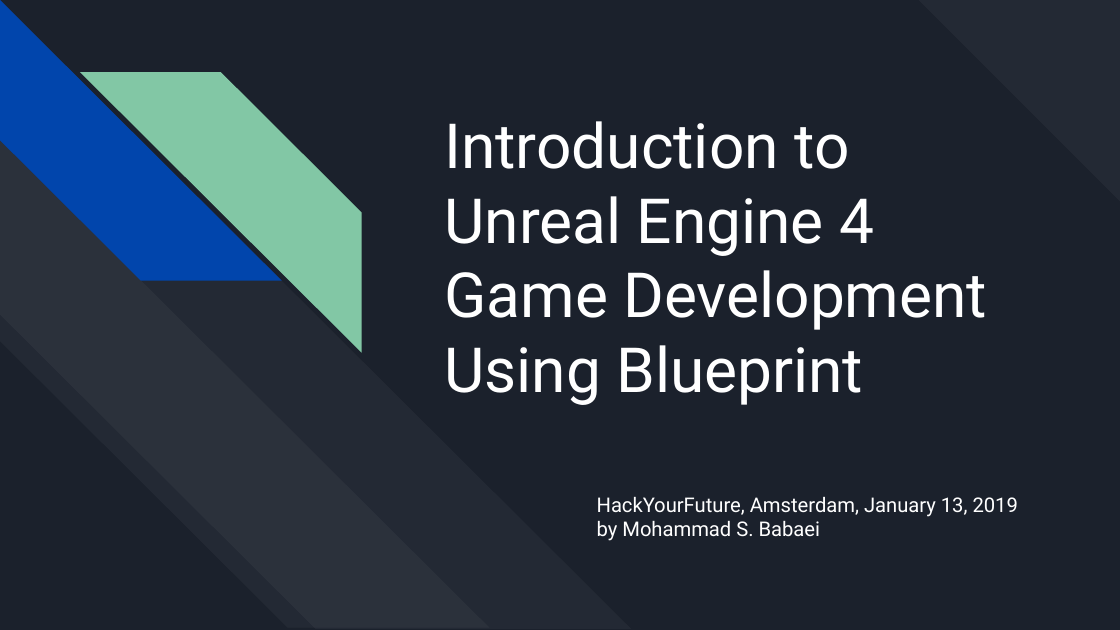
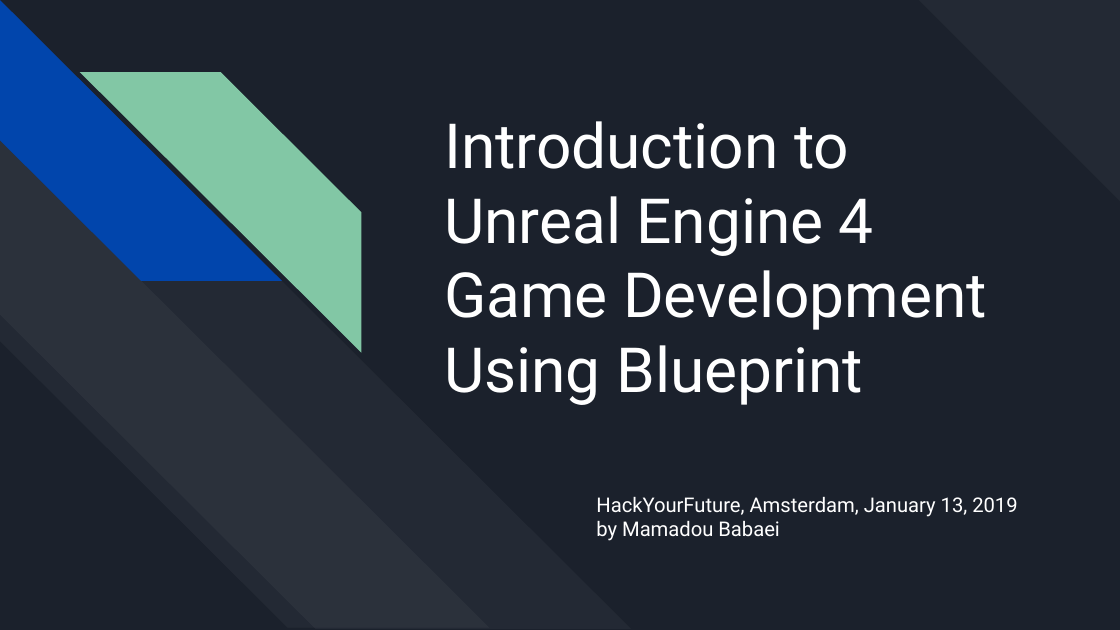
Before and after one commit to NuLL3rr0r/babaei-net-blog-source, a slide deck: slide 1 of content/en/post/2019-01-13-hackyourfuture-first-game-development-workshop-report/hackyourfuture-introduction-to-unreal-engine-4-game-development-using-blueprint.odp. Drawn at 1120x630 pixels with LibreOffice and Linux fonts; fonts in the diff are those of the drawing. Boxes give left, top, right and bottom in pixels: in the first picture for what was removed or moved away, otherwise in the second. Text is boxed around its words. In the diff, an @@ line names an element or a change of style, - is before the commit and + after.

```diff
--- a/content/en/post/2019-01-13-hackyourfuture-first-game-development-workshop-report/hackyourfuture-introduction-to-unreal-engine-4-game-development-using-blueprint.odp
+++ b/content/en/post/2019-01-13-hackyourfuture-first-game-development-workshop-report/hackyourfuture-introduction-to-unreal-engine-4-game-development-using-blueprint.odp
@@ text at (596, 521, 779, 541): text changed @@
-by Mohammad S. Babaei
+by Mamadou Babaei
```
Also in this commit, not shown: 8 other slides changed, 2 other files.
